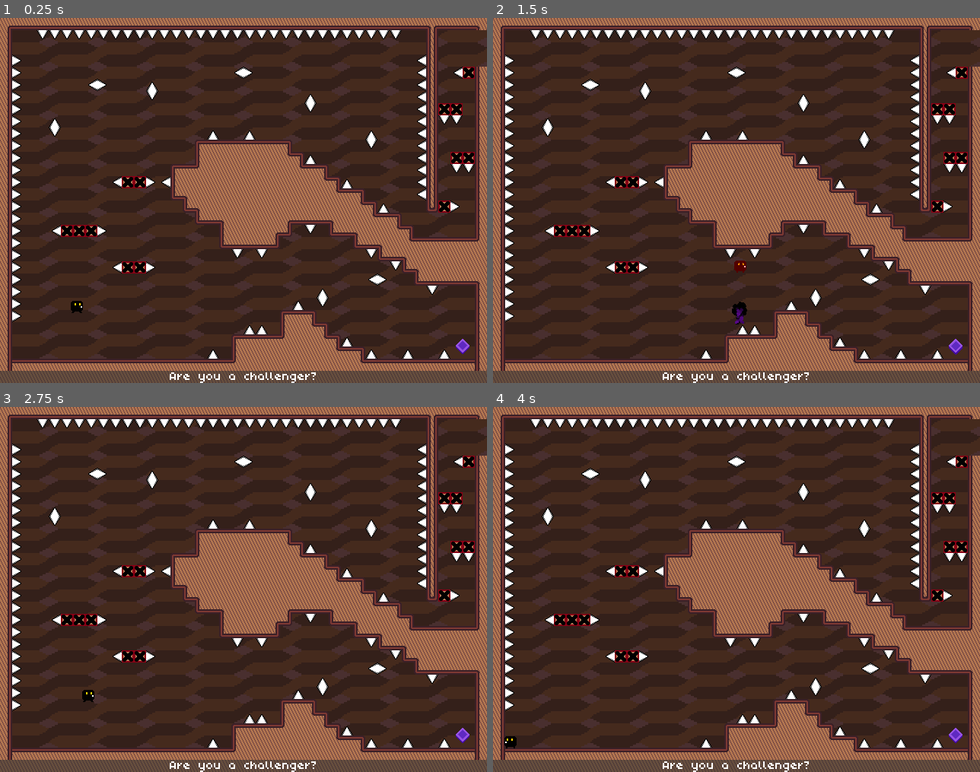
Above: before the commit, frames 1-4 (two rows, left to right).
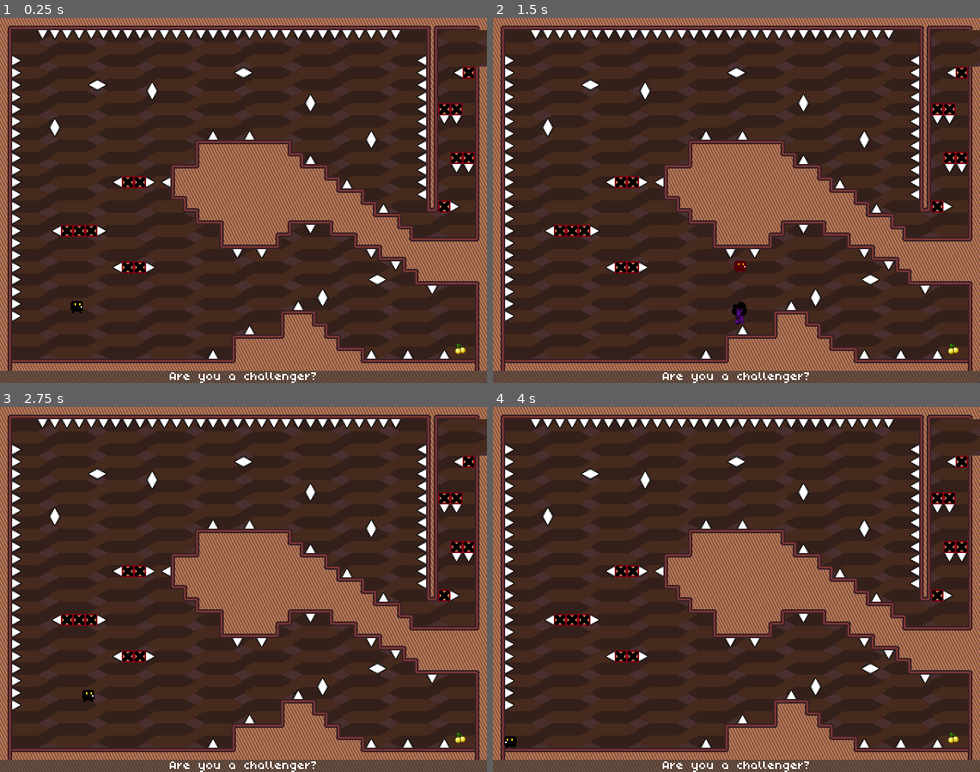
Above: after the commit, the same moments.

Repository: Team-Bunglon/phantom-striker
Game: Godot game, scene res://levels/level15.tscn
Same seed, same stepped clock (60 frames per second), same inputs: the game is played once before the commit and once after it. This scene is started directly instead of the project's main scene.
Inputs:
- Up to frame 1 (0.25 s): no input
- Up to frame 2 (1.5 s): tap Enter at 0.5 s; hold D (move_right) 0.53-1.28 s; hold S (crouch) 0.53-1.28 s; tap W (jump) at 0.77 s; hold K (strike_down) from 1.28 s (still down); tap Space (start_game) at 1.35 s
- Up to frame 3 (2.75 s): tap W (jump) at 1.52 s; release K (strike_down) at 2.03 s; hold D (move_right) from 2.03 s (still down); hold S (crouch) from 2.03 s (still down)
- Up to frame 4 (4 s): release D (move_right) at 2.78 s; release S (crouch) at 2.78 s; hold I (strike_up) 2.78-3.53 s; tap Space (start_game) at 2.85, 3.5 s; tap W (jump) at 3.02, 3.77 s; hold A (move_left) from 3.53 s (still down); hold S (crouch) from 3.53 s (still down)

The runs differ from the first frame. In frame 1, 0.2% of the frame differs, in the area x 52-97%, y 84-93%; in frame 2, 0.2%; in frame 3, 0.2%; in frame 4, 0.2%.
Error in both runs: Invalid operands 'float' and 'Vector2' in operator '+'. (res://objects/player.gd:155)

Commit message:
feat: mistake of blackdiamond placement. it should've been collectibles

Diff:
--- a/levels/level15.tscn
+++ b/levels/level15.tscn
@@ -8,7 +8,7 @@
 [ext_resource type="Texture2D" uid="uid://bj18c5gdkp3oh" path="res://assets/aseprite/background_1.png" id="6_sgt68"]
 [ext_resource type="TileSet" uid="uid://orhoddg6nkpl" path="res://assets/sprites/spikes.tres" id="7_xi5pi"]
 [ext_resource type="PackedScene" uid="uid://dvigbor1cvnbw" path="res://objects/disintegratingplatform.tscn" id="8_uxk08"]
-[ext_resource type="PackedScene" uid="uid://otb601806wvr" path="res://objects/blackdiamond.tscn" id="9_3jkir"]
+[ext_resource type="PackedScene" uid="uid://bqop83jgsrkcd" path="res://objects/collectible.tscn" id="9_54gw0"]
 
 [sub_resource type="RectangleShape2D" id="RectangleShape2D_61ngw"]
 size = Vector2(768, 16)
@@ -69,7 +69,7 @@
 [node name="SpikeMap" type="TileMap" parent="."]
 tile_set = ExtResource("7_xi5pi")
 format = 2
-layer_0/tile_data = PackedInt32Array(196642, 196608, 0, 2621 …(1075 unchanged characters)… 9, 0, 0, 1638420, 0, 0, 1769508, 0, 0, 1638421, 0, 0, 1441818, 0, 0, 1507354, 65536, 0, 1507352, 0, 0, 1703964, 0, 0, 1245214, 65536, 0, 1310752, 6553 …(745 unchanged characters)…
+layer_0/tile_data = PackedInt32Array(196642, 196608, 0, 2621 …(1075 unchanged characters)… 9, 0, 0, 1638420, 0, 0, 1769508, 0, 0, 1441818, 0, 0, 1507354, 65536, 0, 1507352, 0, 0, 1245214, 65536, 0, 1310752, 6553 …(745 unchanged characters)…
 
 [node name="KillZone" type="Area2D" parent="."]
 
@@ -98,9 +98,6 @@
 [node name="DisintegratingPlatform15" parent="." instance=ExtResource("8_uxk08")]
 position = Vector2(584, 248)
 
-[node name="BlackDiamond" parent="." instance=ExtResource("9_3jkir")]
-position = Vector2(608, 432)
-
 [node name="DisintegratingPlatform2" parent="." instance=ExtResource("8_uxk08")]
 position = Vector2(120, 280)
 
@@ -125,5 +122,8 @@
 [node name="DisintegratingPlatform13" parent="." instance=ExtResource("8_uxk08")]
 position = Vector2(616, 72)
 
+[node name="Collectible" parent="." instance=ExtResource("9_54gw0")]
+position = Vector2(605, 435)
+
 [connection signal="body_entered" from="KillZone" to="." method="_on_kill_zone_body_entered"]
 [connection signal="body_entered" from="WinZone" to="." method="_on_win_zone_body_entered"]
